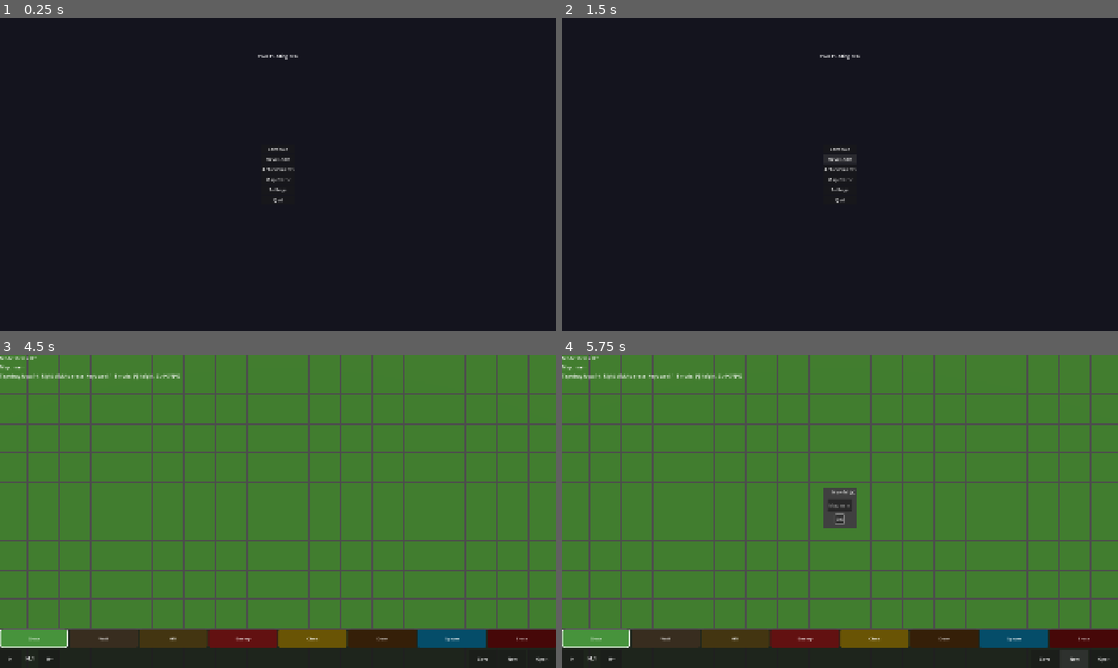
Above: before the commit, frames 1-4 (two rows, left to right).
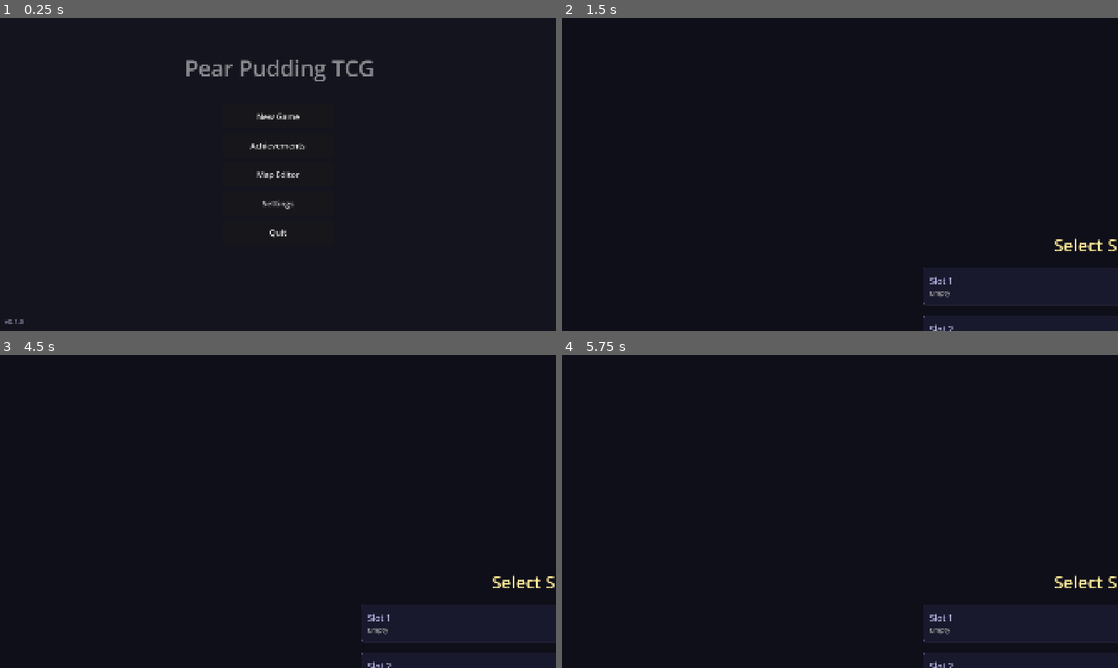
Above: after the commit, the same moments.

Repository: ChrisPauly97/pear-pudding-godot
Game: Godot game, scene res://scenes/ui/MenuScene.tscn
Two runs of this game, one before a commit and one after it. Both use one fixed random seed, a clock stepped at 60 frames per second and the inputs below. Sound files missing from this copy of the repository are replaced by a short silence.
Inputs (mouse positions are in pixels of both pictures, inside the frame that each line leads up to):
- Up to frame 1 (0.25 s): no input
- Up to frame 2 (1.5 s): click "New Game" at 0.5 s; click (840, 158) at 1.25 s, where only the run before the commit has a clickable "New Game"
- Up to frame 3 (4.5 s): click (278, 486) at 2 s, where only the run before the commit has a clickable "Continue"; click (278, 486) at 2.75 s, where only the run before the commit has a clickable "Continue"; click (278, 505) at 3.5 s, where only the run before the commit has a clickable "Achievements"; click (278, 517) at 4.25 s, where only the run before the commit has a clickable "Map Editor"
- Up to frame 4 (5.75 s): click (1073, 658) at 5 s, where only the run before the commit has a clickable "New"

The runs differ from the first frame. In frame 1, 1.5% of the frame differs, in the area x 0-68%, y 11-98%; in frame 2, 0.7%; in frame 3, 94%; in frame 4, 94%, in the area x 0-100%, y 0-100%.
Error before the commit: Compile Error: Identifier not found: _SiegeDefs (res://autoloads/SceneManager.gd:789)

Commit message:
Fix SceneManager compile error: _SiegeDefs const not capturable in lambda
GDScript cannot capture function-level const values inside lambdas. The
_SiegeDefs const declared in _show_siege_interstitial() was referenced
inside a timer callback lambda, causing a compile error that prevented
SceneManager.gd from loading at all. This broke every flow that goes
through SceneManager: New Game button, Achievements, and all world
transitions.

Fix: hoist _SiegeDefs to class level alongside the other preloaded
constants, and remove the now-redundant local const declarations.

Co-Authored-By: Claude Sonnet 4.6 <noreply@anthropic.com>
Claude-Session: https://claude.ai/code/session_01KeS5Y9mVKWqVt4LfxPNHZJ

Diff:
--- a/autoloads/SceneManager.gd
+++ b/autoloads/SceneManager.gd
@@ -22,6 +22,7 @@
 const _AchievementToastScript = preload("res://scenes/ui/AchievementToast.gd")
 const _TutorialPopupScript = preload("res://scenes/ui/TutorialPopup.gd")
 const TutorialRegistry = preload("res://game_logic/TutorialRegistry.gd")
+const _SiegeDefs = preload("res://game_logic/SiegeDefs.gd")
 
 var map_stack: Array[String] = []
 var door_stack: Array[String] = []
@@ -461,7 +462,6 @@
 	# Siege gauntlet: skip standard rewards; chain stages or apply siege victory.
 	var _siege: Dictionary = save_manager.get_active_siege()
 	if not _siege.is_empty():
-		const _SiegeDefs = preload("res://game_logic/SiegeDefs.gd")
 		var _siege_hero_hp: int = int(result.get("hero_hp", 30))
 		save_manager.set_siege_hero_hp(_siege_hero_hp)
 		var _siege_stage: int = int(_siege.get("stage", 0))
@@ -755,7 +755,6 @@
 
 ## Shows a brief overlay between gauntlet stages, then chains the next battle after 2 s.
 func _show_siege_interstitial(next_stage: int, hero_hp: int) -> void:
-	const _SiegeDefs = preload("res://game_logic/SiegeDefs.gd")
 	var layer := CanvasLayer.new()
 	layer.layer = 200
 	get_tree().root.add_child(layer)
